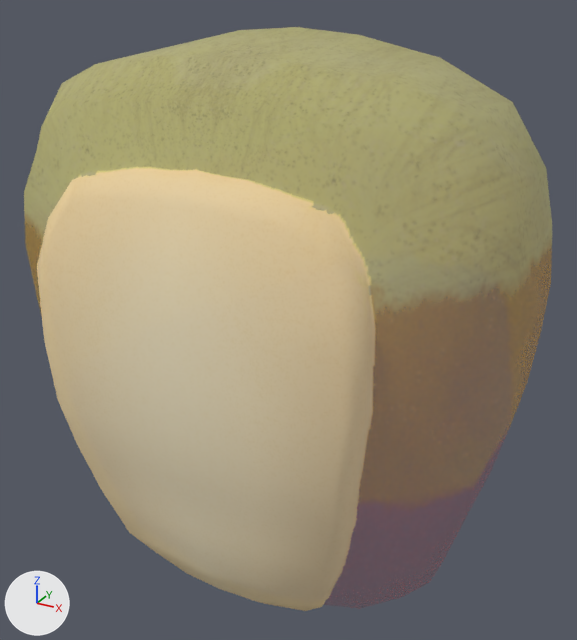
Two versions of the FBX model Assets/eBookReader/AnimatedCharacters/Fofo/body_animated.FBX, one commit apart.
One viewpoint serves both versions: a 50 mm lens placed at (0.347, -0.792, 0.319), pointed at (-0.051, -0.067, -0.043). Lighting does not change. The marker at lower left points along +X, +Y and +Z. Where no turn or scale is listed for an object, it has been applied to the vertices.

The first picture shows 'Body'.
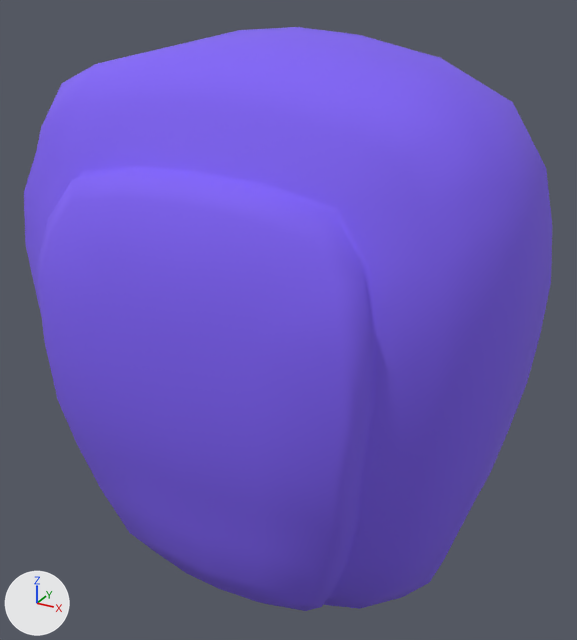
Patch to the scene script:
```diff
--- a/Assets/eBookReader/AnimatedCharacters/Fofo/body_animated.FBX.py
+++ b/Assets/eBookReader/AnimatedCharacters/Fofo/body_animated.FBX.py
@@ mat_body @@
+mat_body = principled_material('Body')
+mat_body.base_color = (0.22, 0.125, 0.914)  # blue #8163f5
+mat_body.roughness = 0.859
@@ me_mesh @@
 me_mesh.from_pydata(...)  # 354 vertices, 352 faces; spans x -0.238..0.238, y -0.348..0.314, z -0.284..0.279
-me_mesh.materials.append(mat_body2)
+me_mesh.materials.append(mat_body)  # blue #8163f5
```

Boxes (x1, y1, x2, y2) around the edits, measured in the pictures (577 x 640 px):
'Body', recoloured: (24, 27, 552, 611) in both
